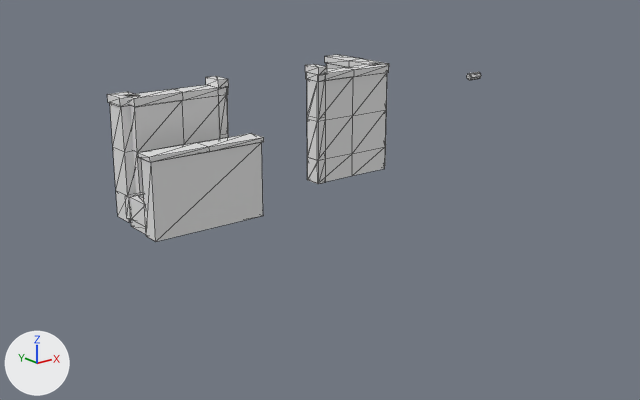
The OBJ model assets/tts/lowwater-parish-dig-r2/yard-baths.obj as it was, and as the next commit left it.
The view is the same before and after, from a 50 mm lens placed at (-8.77, -14.46, 4.52), pointed at (1.09, -2.14, -0.4). Every picture has the same lights, and +X, +Y and +Z are marked at lower left. The first picture is the older version. Mesh edges are drawn as thin lines. Where no turn or scale is listed for an object, it has been applied to the vertices.

Script lines for the objects in view, before the commit:
```python
me_yard_baths = bpy.data.meshes.new('yard-baths')
me_yard_baths.from_pydata(...)  # 360 vertices, 570 faces; spans x -2.96..9.89, y -3.29..1.97, z 0.0..2.11
ob_yard_baths = bpy.data.objects.new('yard-baths', me_yard_baths)
ob_yard_baths.location = (0.0, 0.0, 0.0)
```
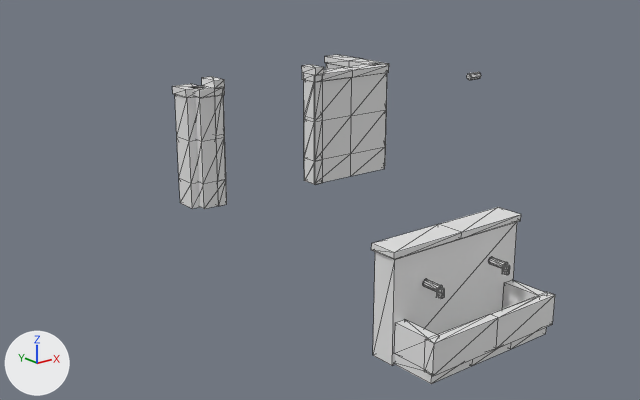
The change, as a list of edits to the scene's bpy script:
```text
Change me_yard_baths:
    remove me_yard_baths.from_pydata(...)  # 360 vertices, 570 faces; spans x -2.96..9.89, y -3.29..1.97, z 0.0..2.11
    add me_yard_baths.from_pydata(...)  # 348 vertices, 552 faces; spans x -2.87..9.89, y -8.88..1.97, z 0.0..2.11
    me_yard_baths part 1: the loose piece of 16 vertices spanning x -2.82..-2.53, y -2.2..-1.8, z 0.0..1.86 is moved by (1.15, 0.0, 0.0)
    me_yard_baths part 2: the loose piece of 8 vertices spanning x -2.84..-2.5, y -2.21..-1.78, z 1.86..1.99 is moved by (1.15, 0.0, 0.0)
    me_yard_baths part 3: the loose piece of 16 vertices spanning x -2.82..-2.53, y -2.2..-1.8, z 0.0..1.86 is copied, and the copy is scaled about its middle by (1.5, 0.725, 1), then moved by (1.37, -0.2, 0.0); it spans x -1.53..-1.09, y -2.34..-2.05, z 0.0..1.86
    me_yard_baths part 4: the loose piece of 8 vertices spanning x -1.2..-1.01, y -2.39..-2.0, z 1.98..2.11 is scaled about its middle by (2.42, 0.883, 1), then moved by (-0.2, 0.0, -0.12)
    me_yard_baths part 5: the loose piece of 16 vertices spanning x -1.19..-1.02, y -2.36..-2.03, z 0.0..1.98 is moved by (-0.07, 0.0, 0.0)
    me_yard_baths part 6: the loose piece of 8 vertices spanning x 0.86..1.05, y -2.39..-2.0, z 1.98..2.11 is moved by (-2.13, 0.0, 0.0)
    me_yard_baths part 7: the loose piece of 16 vertices spanning x 0.87..1.04, y -2.36..-2.03, z 0.0..1.98 is moved by (-0.07, 0.0, 0.0)
    me_yard_baths part 8: the loose piece of 8 vertices spanning x 0.86..1.05, y -2.39..-2.0, z 1.98..2.11 is copied, and the copy is moved by (-0.07, 0.0, 0.0); it spans x 0.78..0.98, y -2.39..-2.0, z 1.98..2.11
    me_yard_baths part 9: the loose piece of 8 vertices spanning x -2.93..-0.99, y -3.26..-2.96, z 0.01..1.22 is turned 180 degrees about the z axis through its middle, then moved by (0.09, -5.01, 0.0)
    me_yard_baths part 10: the loose piece of 12 vertices spanning x -2.96..-0.96, y -3.29..-2.94, z 1.23..1.31 is turned 180 degrees about the z axis through its middle, then moved by (0.09, -5.01, 0.0)
    me_yard_baths part 11: the loose piece of 16 vertices spanning x -2.9..-1.03, y -3.02..-2.41, z 0.01..0.13 is turned 180 degrees about the z axis through its middle, then moved by (0.09, -5.8, 0.0)
    me_yard_baths part 12: the loose piece of 40 vertices spanning x -2.93..-0.99, y -2.96..-2.36, z 0.14..0.5 is turned 180 degrees about the z axis through its middle, then moved by (0.09, -5.92, 0.0)
    me_yard_baths part 13: the loose piece of 24 vertices spanning x -2.53..-2.44, y -2.95..-2.73, z 0.81..0.89 is turned 180 degrees about the z axis through its middle, then moved by (0.09, -5.57, 0.0)
    me_yard_baths part 14: the loose piece of 20 vertices spanning x -2.53..-2.45, y -2.77..-2.68, z 0.76..0.86 is turned 180 degrees about the z axis through its middle, then moved by (0.09, -5.79, 0.0)
    me_yard_baths part 15: the loose piece of 24 vertices spanning x -1.48..-1.39, y -2.95..-2.73, z 0.81..0.89 is turned 180 degrees about the z axis through its middle, then moved by (0.09, -5.57, 0.0)
    me_yard_baths part 16: the loose piece of 20 vertices spanning x -1.48..-1.4, y -2.77..-2.68, z 0.76..0.86 is turned 180 degrees about the z axis through its middle, then moved by (0.09, -5.79, 0.0)
    me_yard_baths part 17: the loose piece of 24 vertices spanning x -2.67..-1.02, y -2.34..-2.05, z 0.0..1.86 is deleted
    me_yard_baths part 18: the loose piece of 12 vertices spanning x -2.69..-1.0, y -2.37..-2.03, z 1.86..1.99 is deleted
    me_yard_baths part 19: 24 vertices removed from x 0.85..1.69, y -2.37..-2.03, z 0.0..1.99; 24 vertices added at x 0.78..1.66, y -2.37..-2.03, z 0.0..1.99
```

Changed parts and their boxes (x1, y1, x2, y2) in the pictures (640 x 400 px; the box of a moved part takes in the faces that stretch with it):
'yard-baths', reshaped (76% taller)
    before: (107, 55, 481, 242)
    after: (173, 55, 555, 384)
part 1 of me_yard_baths, moved or reshaped
    before: (110, 103, 136, 222)
    after: (175, 95, 200, 209)
part 2 of me_yard_baths, moved or reshaped
    before: (107, 92, 139, 107)
    after: (173, 84, 203, 98)
part 3 of me_yard_baths, added
    after: (195, 96, 218, 209)
part 4 of me_yard_baths, moved or reshaped
    before: (206, 76, 229, 88)
    after: (190, 85, 225, 98)
part 5 of me_yard_baths, moved or reshaped
    before: (218, 94, 229, 139)
    after: (214, 95, 227, 206)
part 6 of me_yard_baths, moved or reshaped
    before: (305, 64, 327, 75)
    after: (202, 77, 225, 89)
part 7 of me_yard_baths, moved or reshaped
    before: (307, 81, 326, 184)
    after: (304, 81, 323, 185)
part 8 of me_yard_baths, added
    after: (302, 65, 324, 76)
part 9 of me_yard_baths, moved or reshaped
    before: (141, 142, 263, 242)
    after: (373, 222, 517, 365)
part 10 of me_yard_baths, moved or reshaped
    before: (138, 133, 264, 162)
    after: (371, 207, 521, 260)
part 11 of me_yard_baths, moved or reshaped (mostly hidden before)
    before: (131, 220, 146, 234)
    after: (394, 327, 546, 384)
part 12 of me_yard_baths, moved or reshaped
    before: (125, 192, 146, 227)
    after: (394, 280, 555, 376)
part 13 of me_yard_baths, moved or reshaped (not visible before)
    after: (423, 279, 443, 291)
part 14 of me_yard_baths, moved or reshaped (not visible before)
    after: (436, 288, 444, 299)
part 15 of me_yard_baths, moved or reshaped (not visible before)
    after: (488, 257, 508, 268)
part 16 of me_yard_baths, moved or reshaped (not visible before)
    after: (502, 265, 510, 275)
part 17 of me_yard_baths, deleted
    before: (130, 96, 219, 194)
part 18 of me_yard_baths, deleted
    before: (124, 85, 228, 107)
part 19 of me_yard_baths, moved or reshaped
    before: (306, 63, 389, 184)
    after: (302, 63, 389, 184)
